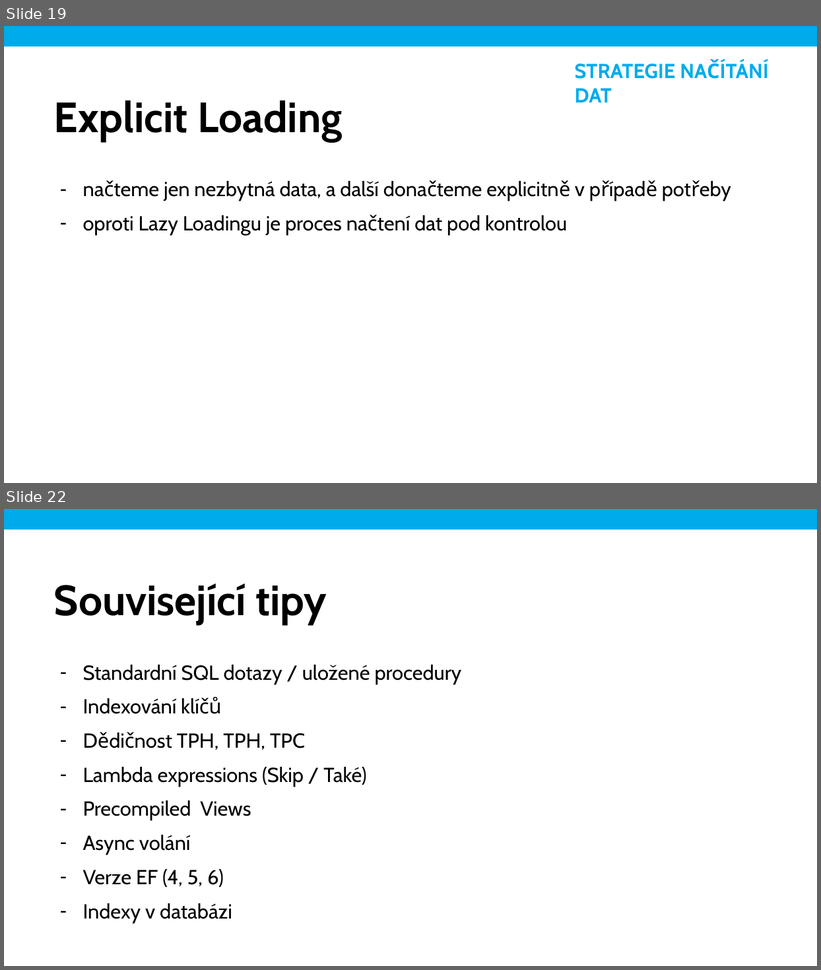
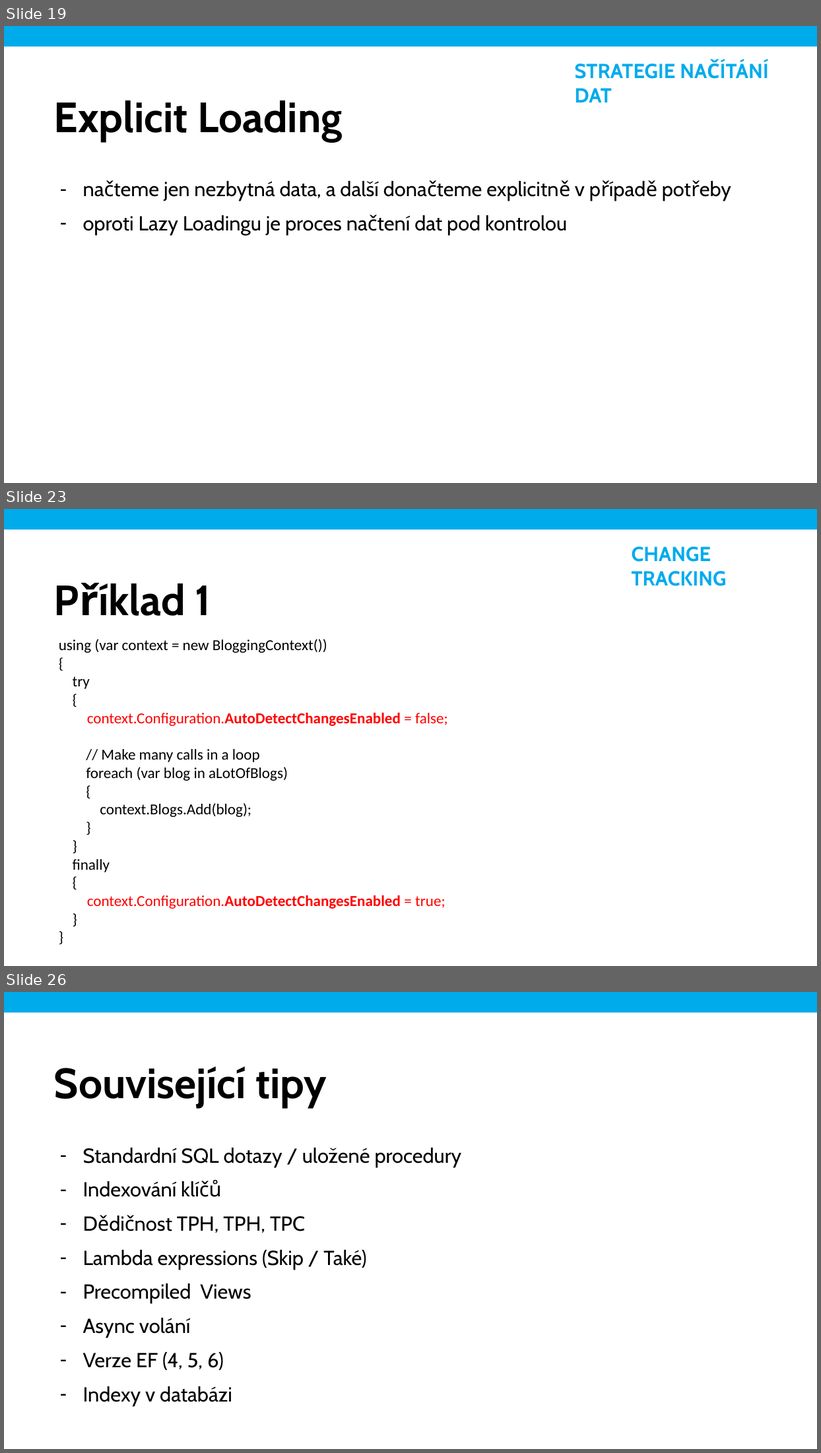
Before and after one commit to mholec/playground, a slide deck: ef6/performance-tips/ef-6-performance.pptx. Shown one above the other, each under a label of ours: slides 19 and 22 before the commit, slides 19, 23 and 26 after it; the slides between them are not shown. The pictures are 821x970 and 821x1453 pixels, drawn with LibreOffice and Linux fonts; fonts in the diff are those of the drawing; background and template pictures are left out. Boxes give left, top, right and bottom in pixels: in the first picture for what was removed or moved away, otherwise in the second. Text is boxed around its words. In the diff, an @@ line names an element or a change of style, - is before the commit and + after.

Commit message:
Příklady na optimalizaci dotazů EF 6

```diff
--- a/ef6/performance-tips/ef-6-performance.pptx
+++ b/ef6/performance-tips/ef-6-performance.pptx
@@ slide 23 added at (4,509,817,966), background #FFFFFF @@
@@ rectangle added at (4,509,817,529), fill #00ABEC @@
@@ text added at (632,547,727,586), 24 pt, text #00ABEC, bold @@
+CHANGE TRACKING
@@ text added at (195,586,211,615), 50 pt, text #000000, bold @@
+Příklad 1
@@ text added at (59,639,327,873), 18 pt, text #000000 @@
+using (var context = new BloggingContext())
+{
+try
+{
+// Make many calls in a loop
+foreach (var blog in aLotOfBlogs)
+{
+context.Blogs.Add(blog);
+}
+}
+finally
+{
+}
+}
@@ text added at (87,712,448,909), 18 pt, text #FF0000 @@
+context.Configuration.AutoDetectChangesEnabled = false;
+context.Configuration.AutoDetectChangesEnabled = true;
@@ what was slide 22 is now slide 26 @@
```
Also in this commit, not shown: 1 slide changed, 4 other slides added, 1 slide removed, 2 other files.
